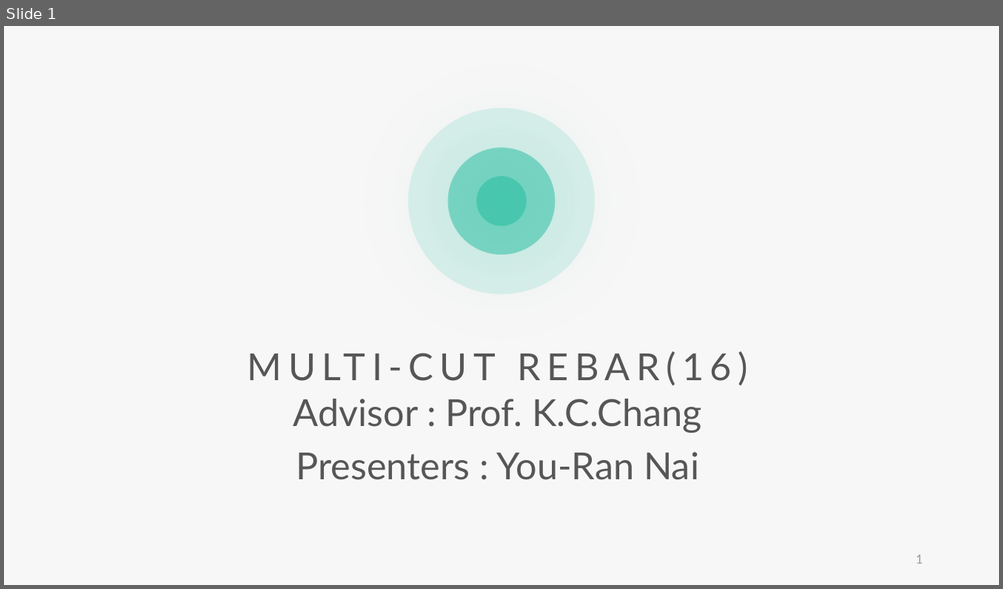
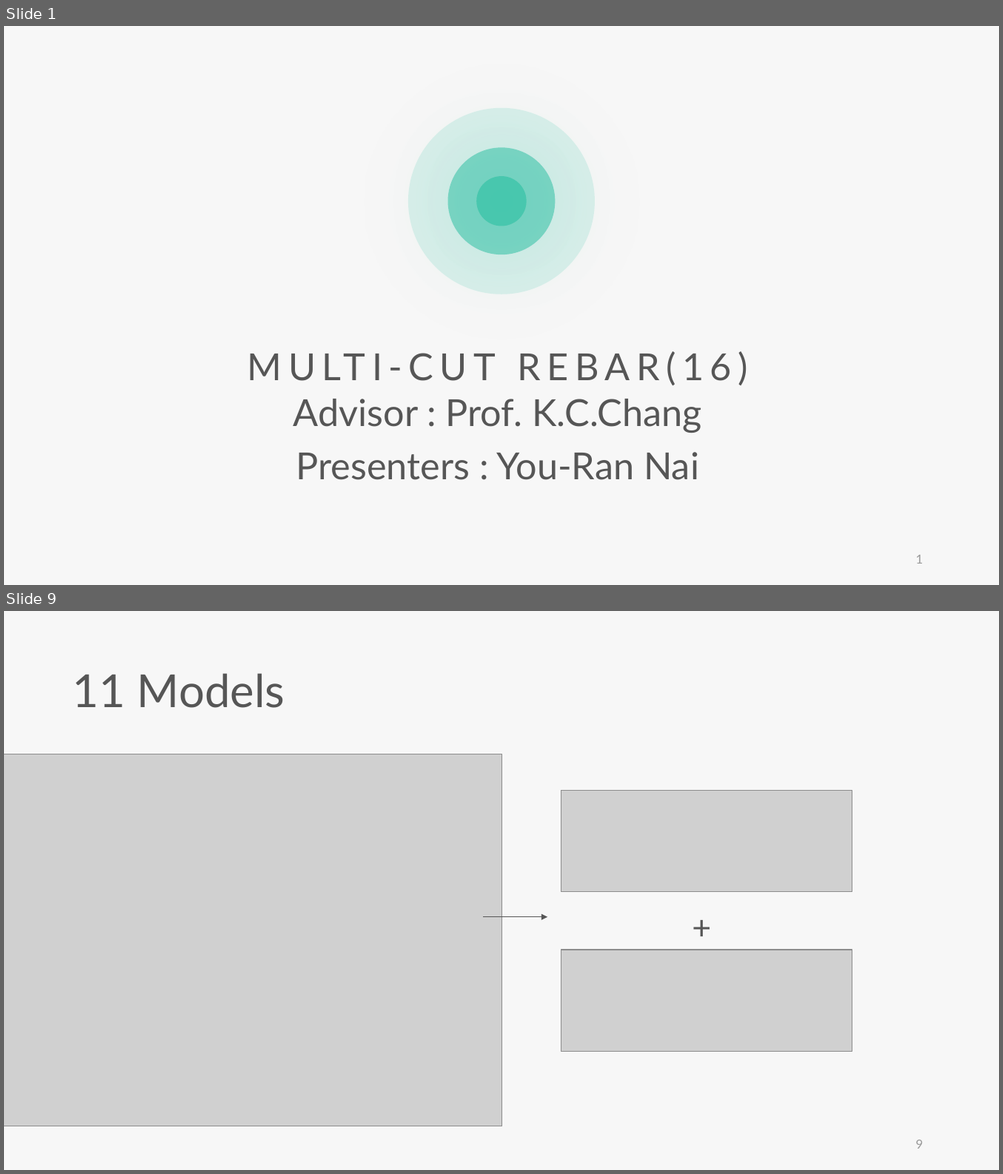
Before and after one commit to skyran1278/VbaProject, a slide deck: 20180126_SmartCut/Meeting/20190502 Meeting/20190502 Meeting.pptx. Shown one above the other, each under a label of ours: slide 1 before the commit, slides 1 and 9 after it; the slides between them are not shown. The pictures are 1003x589 and 1003x1174 pixels, drawn with LibreOffice and Linux fonts; fonts in the diff are those of the drawing; grey boxes stand for pictures. Boxes give left, top, right and bottom in pixels: in the first picture for what was removed or moved away, otherwise in the second. Text is boxed around its words. In the diff, an @@ line names an element or a change of style, - is before the commit and + after.

```diff
--- a/20180126_SmartCut/Meeting/20190502 Meeting/20190502 Meeting.pptx
+++ b/20180126_SmartCut/Meeting/20190502 Meeting/20190502 Meeting.pptx
@@ slide 9 added at box(4, 611, 999, 1170), background #F7F7F7 @@
@@ text added at box(73, 673, 284, 708), 44 pt, text #565656 @@
+11 Models
@@ picture added at box(4, 755, 502, 1127) @@
@@ picture added at box(561, 791, 851, 892) @@
@@ text added at box(692, 895, 721, 947), 32 pt, text #565656 @@
++
@@ arrow added from (483, 917) to (547, 917), #565656 0.5 pt @@
@@ picture added at box(561, 950, 851, 1052) @@
@@ page number added at box(916, 1140, 923, 1149), 12 pt, text #9A9A9A @@
+9
```
Also in this commit, not shown: 21 other slides added, 18 slides removed, 8 other files.
